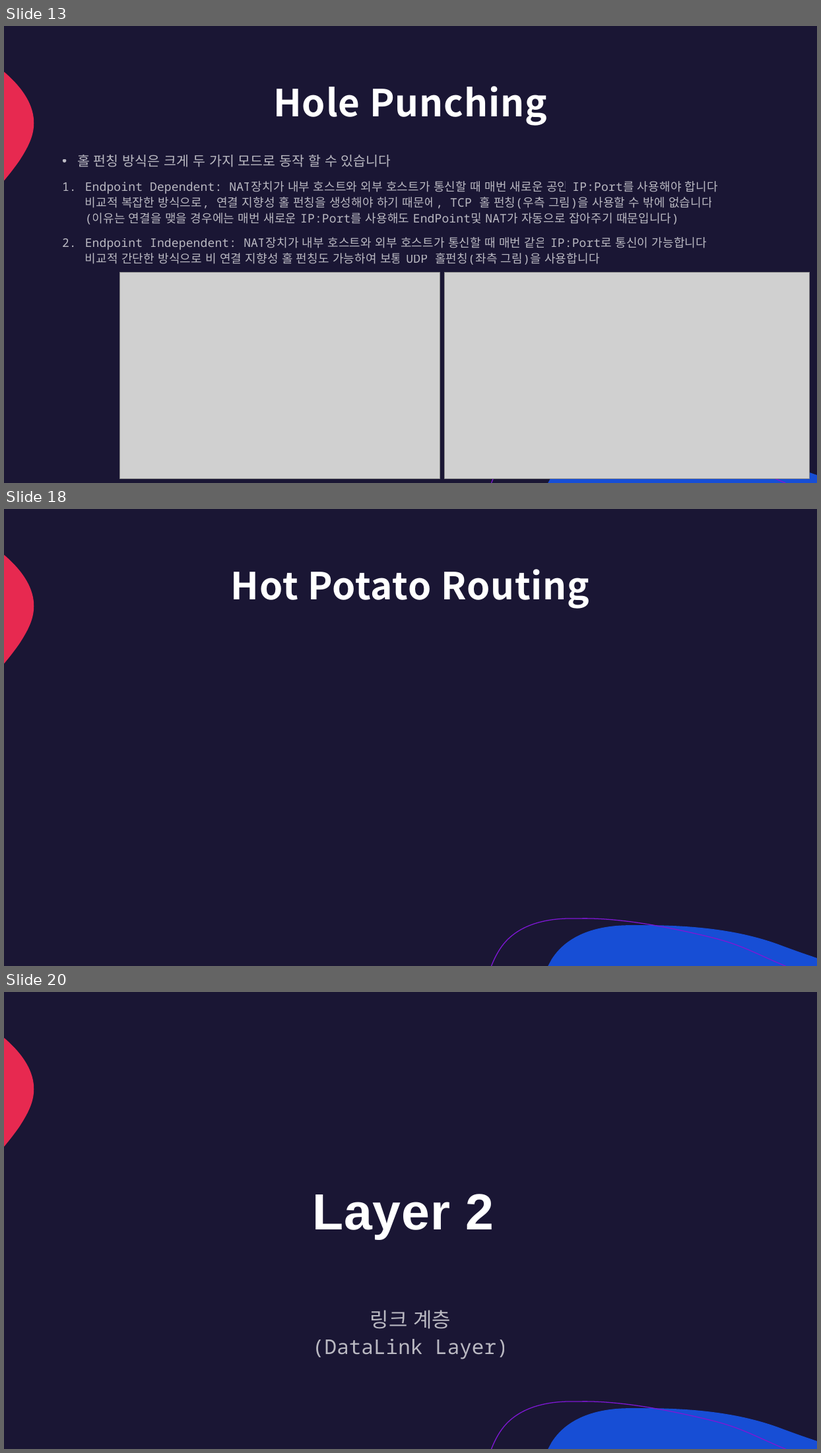
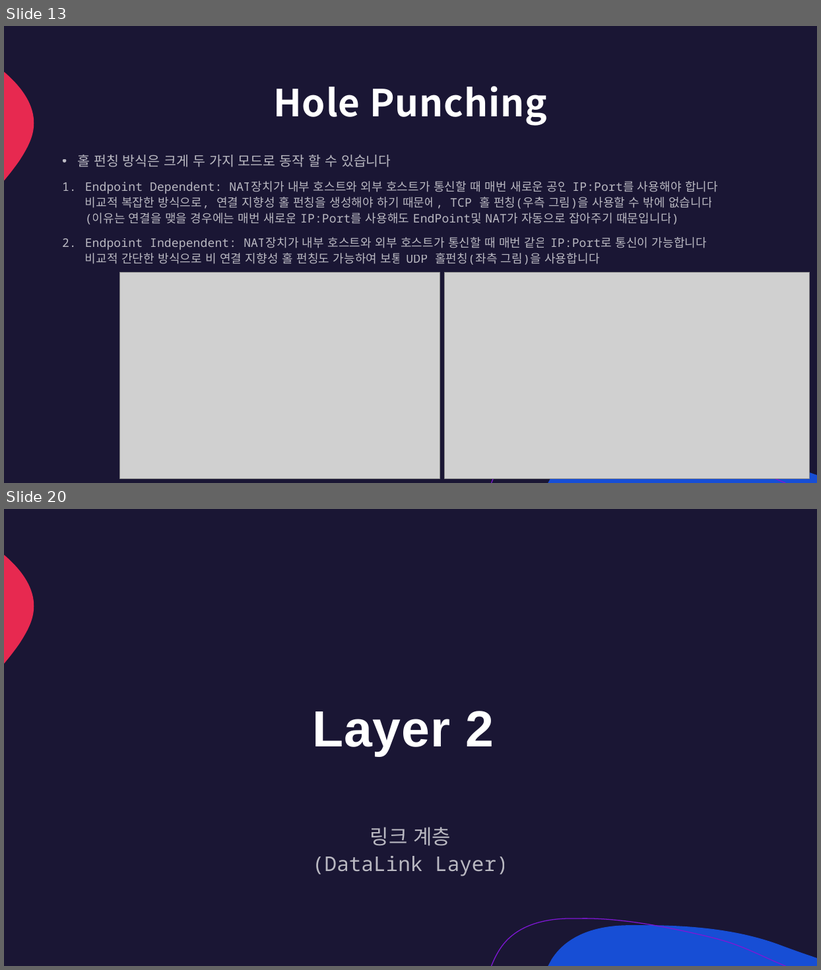
Before and after one commit to lumen4723/2024_network, a slide deck: 3.pptx. Shown one above the other, each under a label of ours: slides 13, 18 and 20 before the commit, slides 13 and 20 after it; the slides between them are not shown. The pictures are 821x1453 and 821x970 pixels, drawn with LibreOffice and Linux fonts; fonts in the diff are those of the drawing; grey boxes stand for pictures. Boxes give left, top, right and bottom in pixels: in the first picture for what was removed or moved away, otherwise in the second. Text is boxed around its words. In the diff, an @@ line names an element or a change of style, - is before the commit and + after.

```diff
--- a/3.pptx
+++ b/3.pptx
@@ slide 18 removed at [4, 509, 817, 966], background #1A1634; not listed: 3 template elements that a slide beside it also shows @@
@@ title removed at [231, 569, 589, 609] @@
-Hot Potato Routing
```
Also in this commit, not shown: 11 slides changed, 8 slides added, 9 other slides removed, 1 other file.
